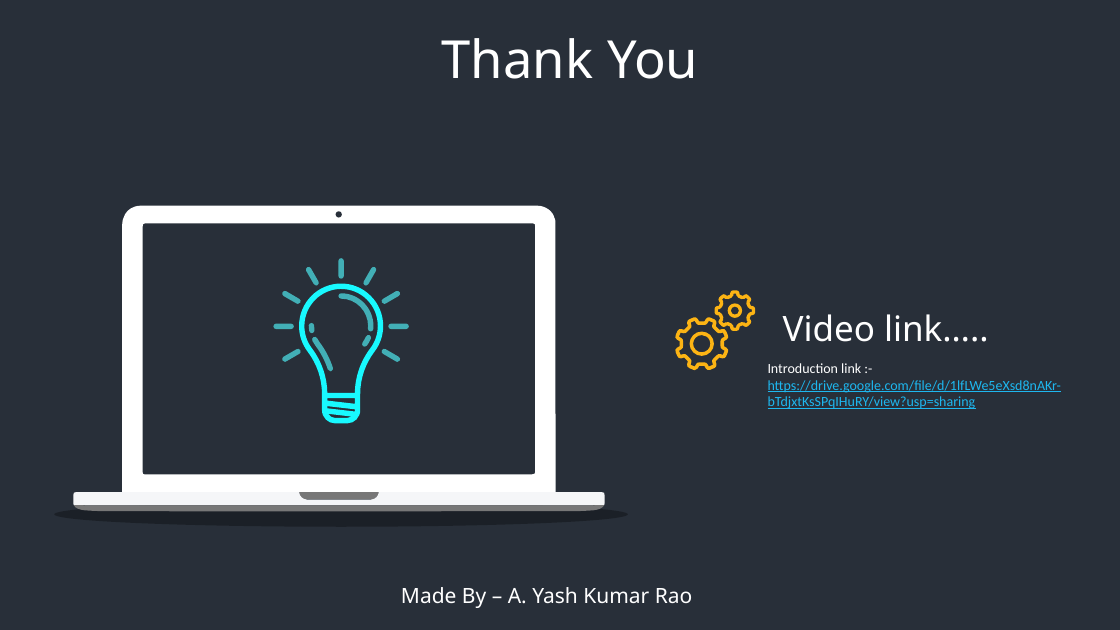
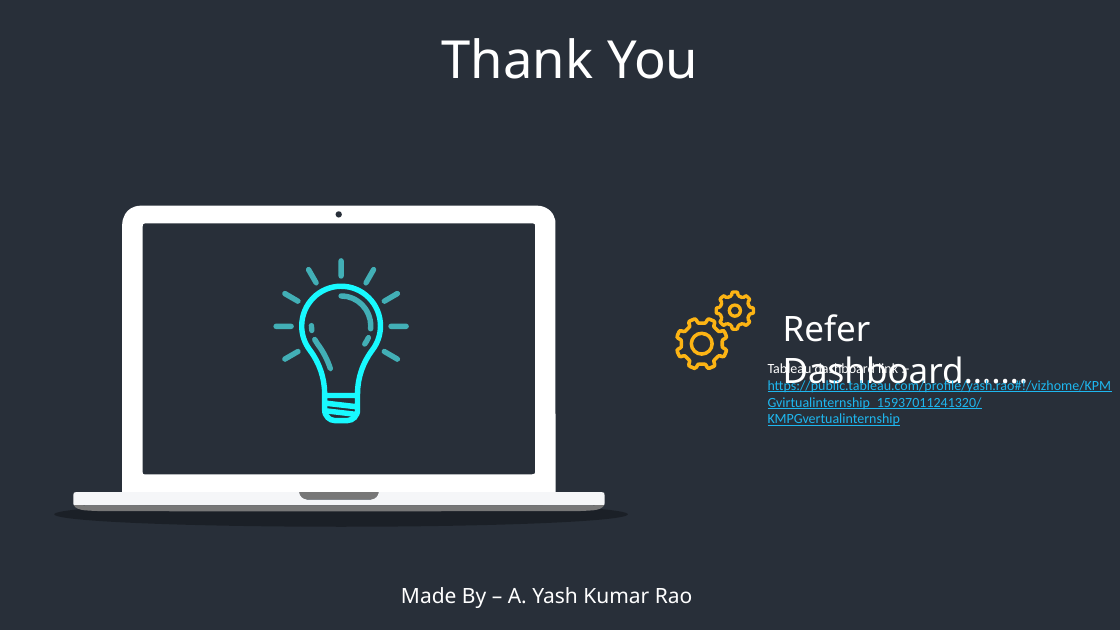
Before and after one commit to ayashkumarrao/KPMG-Virtual-Internship, a slide deck: slide 9 of PROJECT REPORT.pptx (slide 10 before the commit). Drawn at 1120x630 pixels with LibreOffice and Linux fonts; fonts in the diff are those of the drawing. Boxes give left, top, right and bottom in pixels: in the first picture for what was removed or moved away, otherwise in the second. Text is boxed around its words. In the diff, an @@ line names an element or a change of style, - is before the commit and + after.

```diff
--- a/PROJECT REPORT.pptx
+++ b/PROJECT REPORT.pptx
@@ text at box(783, 314, 1029, 393): text changed @@
-Video link…..
+Refer Dashboard…….
@@ text at box(768, 361, 1112, 426): text changed @@
-Introduction link :- https://drive.google.com/file/d/1lfLWe5eXsd8nAKr-bTdjxtKsSPqIHuRY/view?usp=sharing
+Tableau dashboard link :- https://public.tableau.com/profile/yash.rao#!/vizhome/KPMGvirtualinternship_15937011241320/KMPGvertualinternship
```
Also in this commit, not shown: 4 other slides changed, 1 slide added, 2 slides removed.
